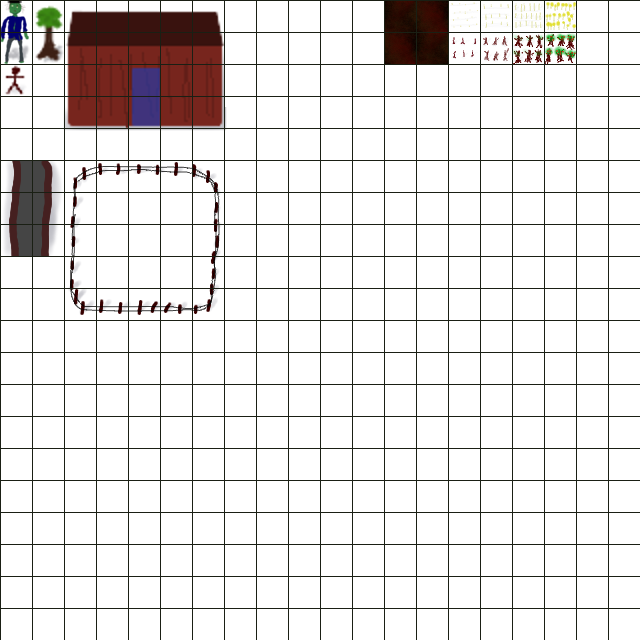
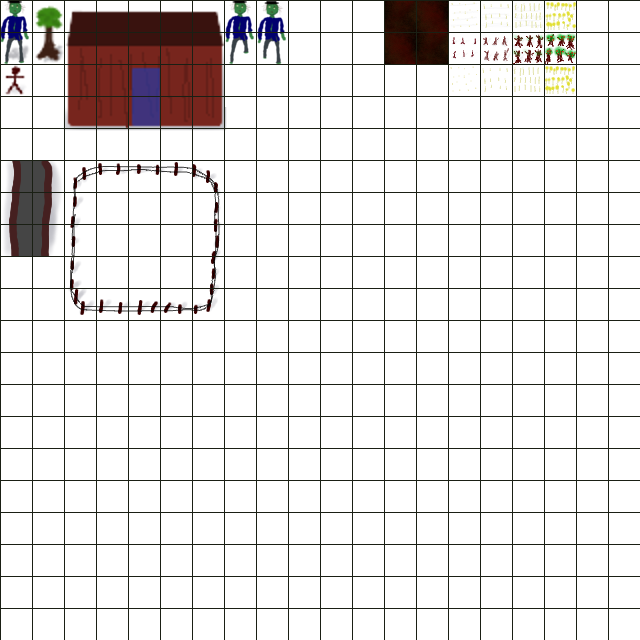
Layered file, before and after one edit (640 × 640). Changes by layer:
painted on "Images" over 225, 1, 575, 94
